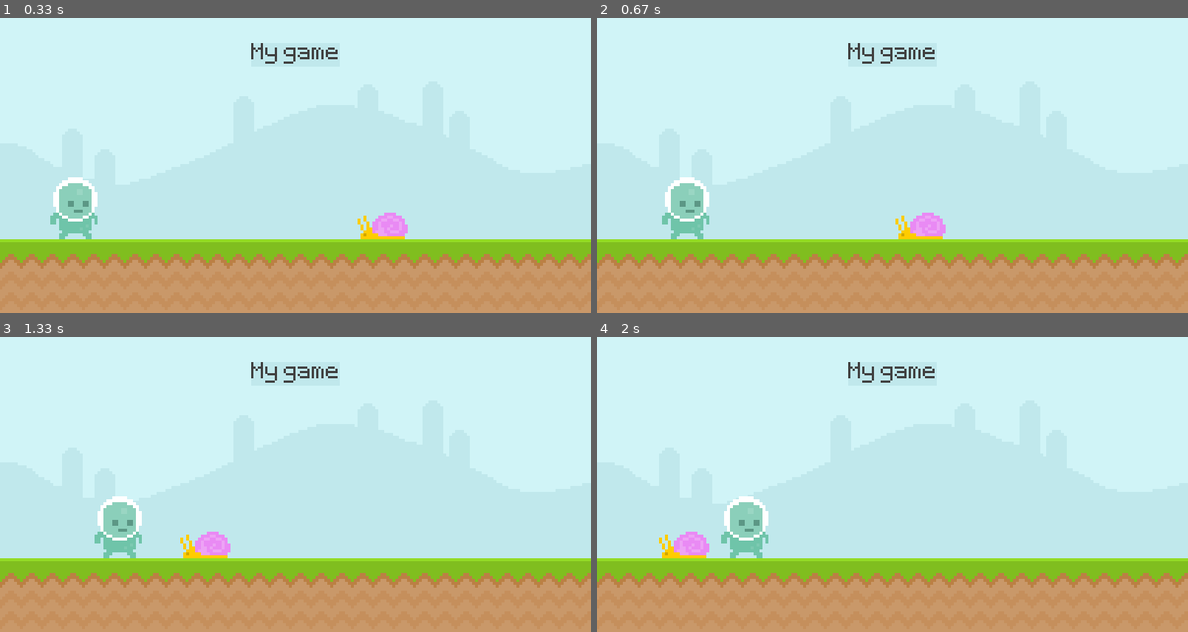
Above: before the commit, frames 1-4 (two rows, left to right).
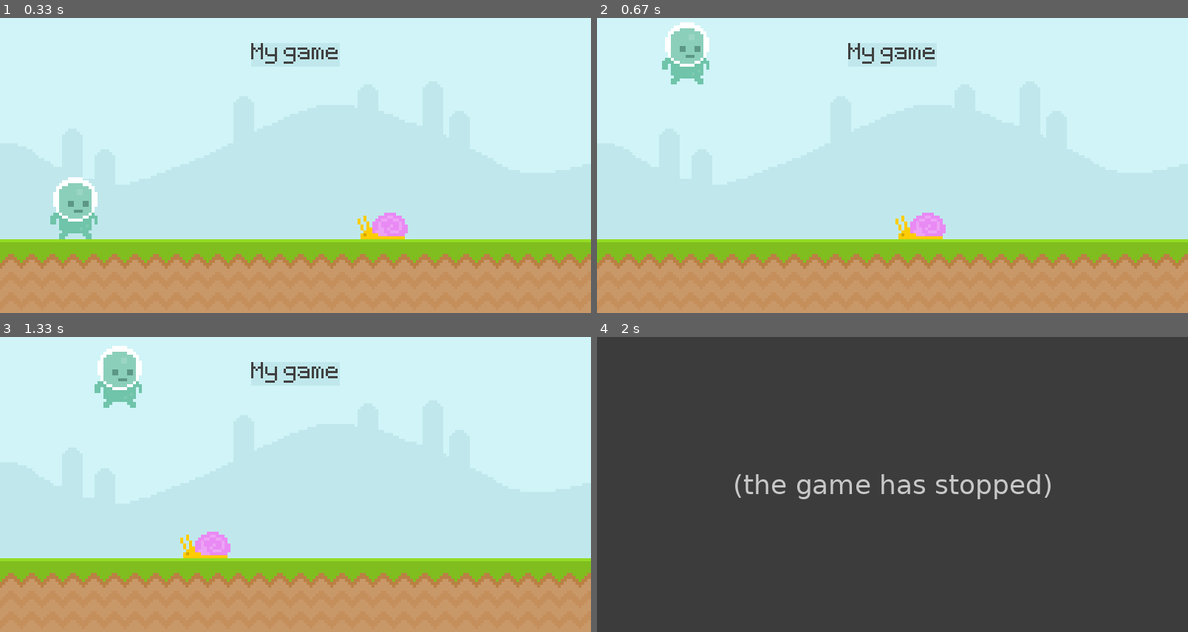
Above: after the commit, the same moments.

Repository: CamiloEEN/Intro_to_Pygame_Clear_code_tutorial
Game: pygame game, started from main.py
Two runs of this game, one before a commit and one after it. Both use one fixed random seed, a clock stepped at 60 frames per second and the inputs below.
Inputs (mouse positions are in pixels of both pictures, inside the frame that each line leads up to):
- Up to frame 1 (0.33 s): no input
- Up to frame 2 (0.67 s): tap Space at 0.33 s
- Up to frame 3 (1.33 s): click (88, 372) at 0.72 s; click (112, 555) at 1.05 s
- Up to frame 4 (2 s): no input

Frame 1 is identical in both runs. In frame 2, 2.5% of the frame differs, in the area x 11-19%, y 1-75%; in frame 3, 2.5%; in frame 4, 100%, in the area x 0-100%, y 0-100%.
After the commit the program exited at 1.7 s; later frames show no game.

Commit message:
Advanced to hour 1:49:00 of clear code video

Diff:
--- a/main.py
+++ b/main.py
@@ -9,16 +9,18 @@
 
 sky_surface = pygame.image.load('Rsc\Figs\Sky.png').convert()
 ground_surface = pygame.image.load('Rsc\Figs\ground.png').convert()
+ground_level=300
 
 score_surf = test_font.render('My game', False, (64,64,64) ).convert()
 score_rect = score_surf.get_rect(center =(400,50))
 
 snail_surface = pygame.image.load('Rsc\Figs\snail\snail1.png').convert_alpha()
-snail_rect = snail_surface.get_rect(midbottom = (600,300))
+snail_rect = snail_surface.get_rect(midbottom = (600,ground_level))
 
 
 player_surface = pygame.image.load('Rsc\Figs\Player\player_walk_1.png').convert_alpha()
-player_rect = player_surface.get_rect(midbottom = (80,300))
+player_rect = player_surface.get_rect(midbottom = (80,ground_level))
+player_fall_speed = 0
 
 while True:
     for event in pygame.event.get():
@@ -26,30 +28,48 @@
             pygame.quit()
             exit()
 
+        if event.type == pygame.MOUSEBUTTONDOWN:
+            if player_rect.collidepoint(pygame.mouse.get_pos()) and player_rect.bottom == ground_level:
+                player_fall_speed=-20
+
+        if event.type == pygame.KEYDOWN:
+            if event.key == pygame.K_SPACE and player_rect.bottom == ground_level:
+                player_fall_speed=-20
+
+        if event.type == pygame.KEYUP:
+            print('key up')
+
+
     screen.blit(sky_surface,(0,0))
-    screen.blit(ground_surface,(0,300))
+    screen.blit(ground_surface,(0,ground_level))
     pygame.draw.rect(screen,'#c0e8ec',score_rect,10)
     pygame.draw.rect(screen,'#c0e8ec',score_rect)
     # pygame.draw.ellipse(screen,'Brown',pygame.Rect(50,200,100,100) )
     screen.blit(score_surf,score_rect)
 
+    # Snail
     snail_rect.right -=4
     if (snail_rect.right <= -50): snail_rect.right =800
+    screen.blit(snail_surface,snail_rect)
 
-    screen.blit(snail_surface,snail_rect)
+    # Player
     player_rect.left += 1
+    if player_rect.left >=800: player_rect.left=0
+    # due to y axis increasing downwards player_rect.bottom < ground_level is well written
+    if player_rect.bottom < ground_level:
+        player_fall_speed += 1
+    elif player_rect.bottom > ground_level:
+        player_rect.bottom = ground_level
+        player_fall_speed = 0
+
+    player_rect.y += int(player_fall_speed)
     screen.blit(player_surface,player_rect)
 
-    # keys = pygame.key.get_pressed()
-    # if keys[pygame.K_SPACE]:
-    #     print('jump')
-
-    #if player_rect.colliderect(snail_rect):
-    #    print('Collision hapenned')
-
-    # mouse_pos = pygame.mouse.get_pos()
-    # if event.type == pygame.MOUSEBUTTONDOWN and player_rect.collidepoint(mouse_pos):
-    #     print('you are clicking on the player')
+    # Collision
+    if snail_rect.colliderect(player_rect):
+        print('Game over')
+        pygame.quit()
+        exit()
 
     pygame.display.update()
     clock.tick(60)
